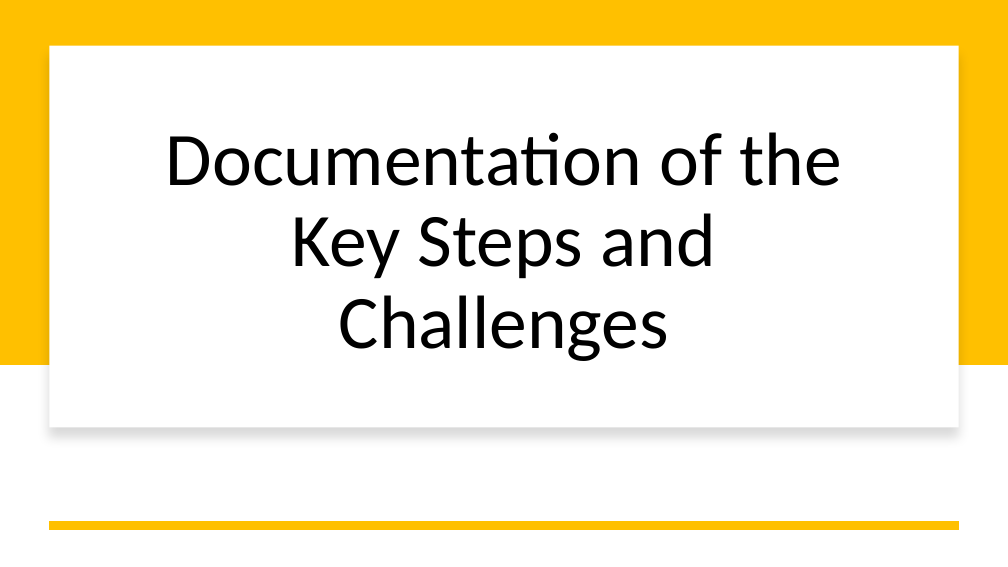
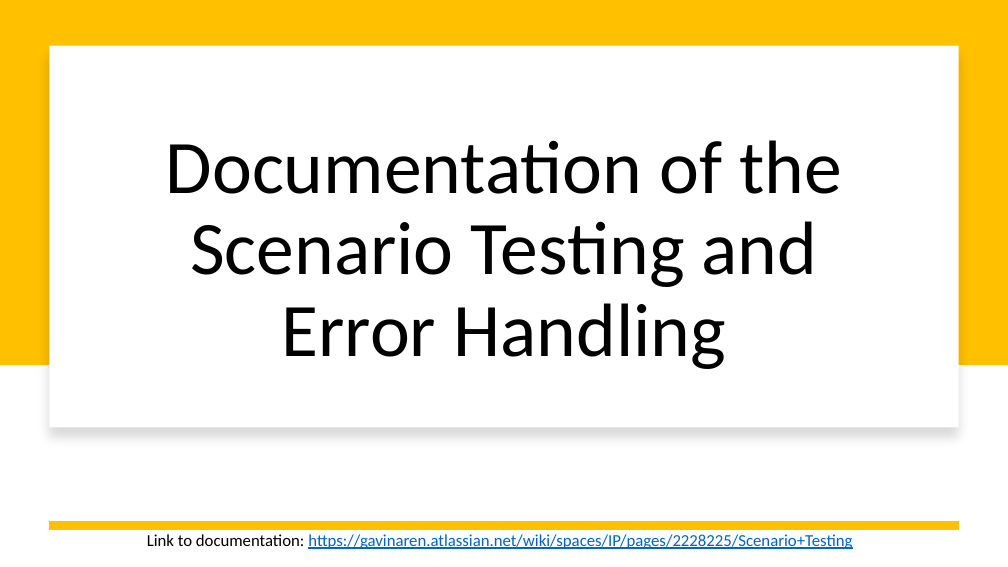
Before and after one commit to GavinAren/SnowflakeEmployeeDataEndpointProjectBackup, a slide deck: slide 12 of Final InStep Presentation.pptx (slide 11 before the commit). Drawn at 1008x567 pixels with LibreOffice and Linux fonts; fonts in the diff are those of the drawing. Boxes give left, top, right and bottom in pixels: in the first picture for what was removed or moved away, otherwise in the second. Text is boxed around its words. In the diff, an @@ line names an element or a change of style, - is before the commit and + after.

```diff
--- a/Final InStep Presentation.pptx
+++ b/Final InStep Presentation.pptx
@@ title at (166,140,842,369): text changed @@
-Documentation of the Key Steps and Challenges
+Documentation of the Scenario Testing and Error Handling
@@ text added at (147,534,852,549), 16 pt, text #0563C1, underline @@
+Link to documentation: https://gavinaren.atlassian.net/wiki/spaces/IP/pages/2228225/Scenario+Testing
```
Also in this commit, not shown: 5 other slides changed, 2 slides added, 1 slide removed, 1 other file.
